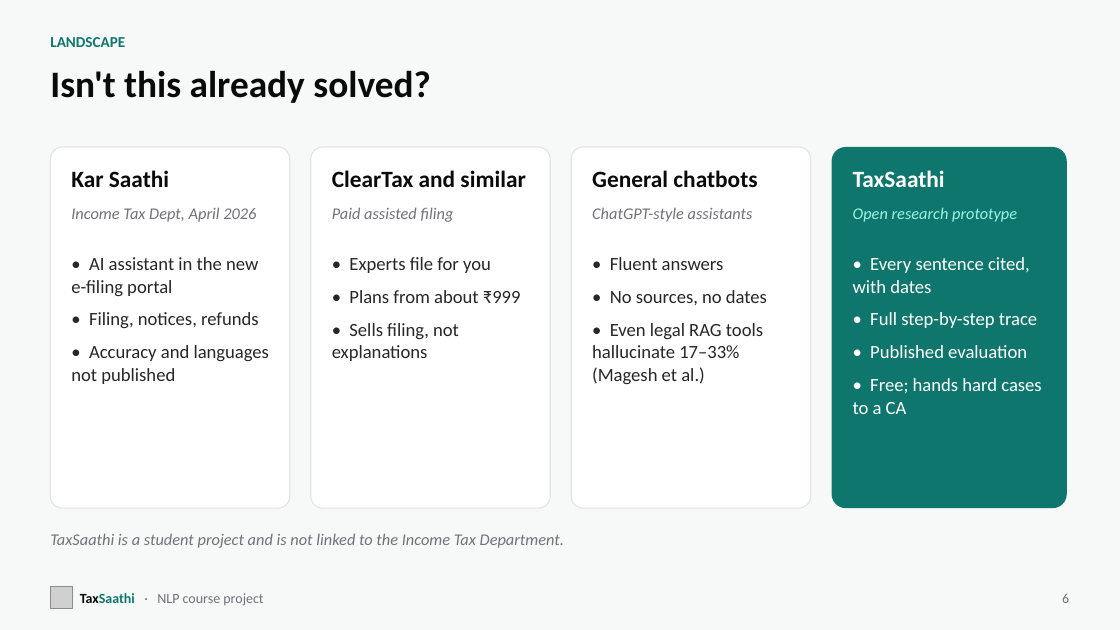
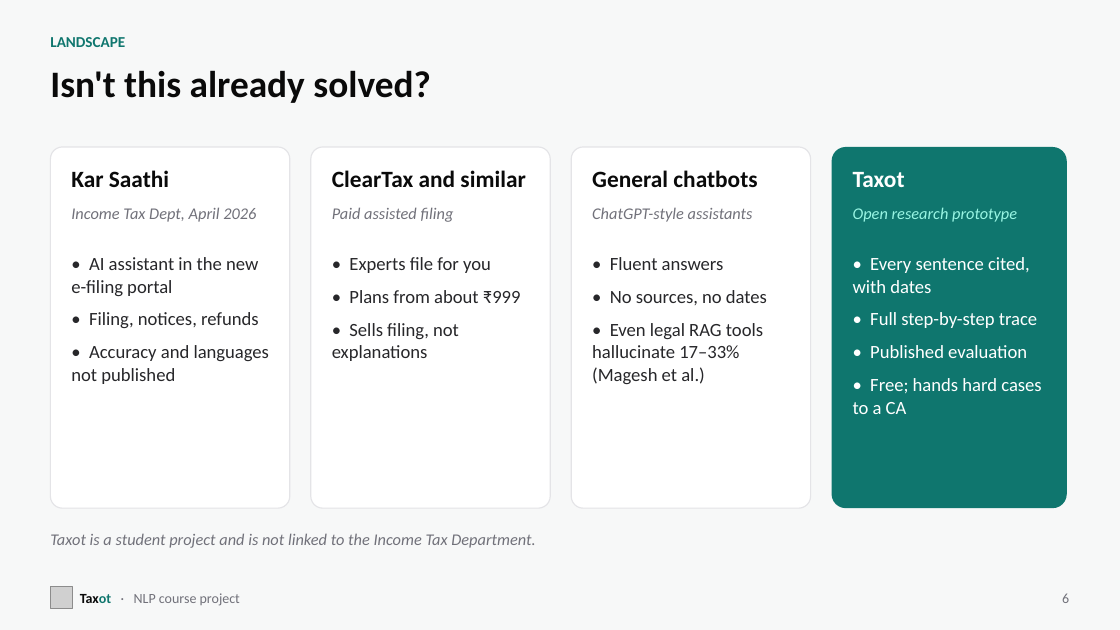
Before and after one commit to Champion1102/taxot, a slide deck: slide 6 of presentation/Taxot.pptx. Drawn at 1120x630 pixels with LibreOffice and Linux fonts; fonts in the diff are those of the drawing; grey boxes stand for pictures. Boxes give left, top, right and bottom in pixels: in the first picture for what was removed or moved away, otherwise in the second. Text is boxed around its words. In the diff, an @@ line names an element or a change of style, - is before the commit and + after.

```diff
--- a/presentation/Taxot.pptx
+++ b/presentation/Taxot.pptx
@@ text at bbox=[853, 172, 905, 187]: text changed @@
-TaxSaathi
+Taxot
@@ text at bbox=[50, 533, 535, 548]: text changed @@
-TaxSaathi is a student project and is not linked to the Income Tax Department.
+Taxot is a student project and is not linked to the Income Tax Department.
@@ text at bbox=[80, 593, 240, 606]: text changed @@
-TaxSaathi · NLP course project
+Taxot · NLP course project
```
Also in this commit, not shown: 22 other slides changed, 4 slides added, 10 other files.
